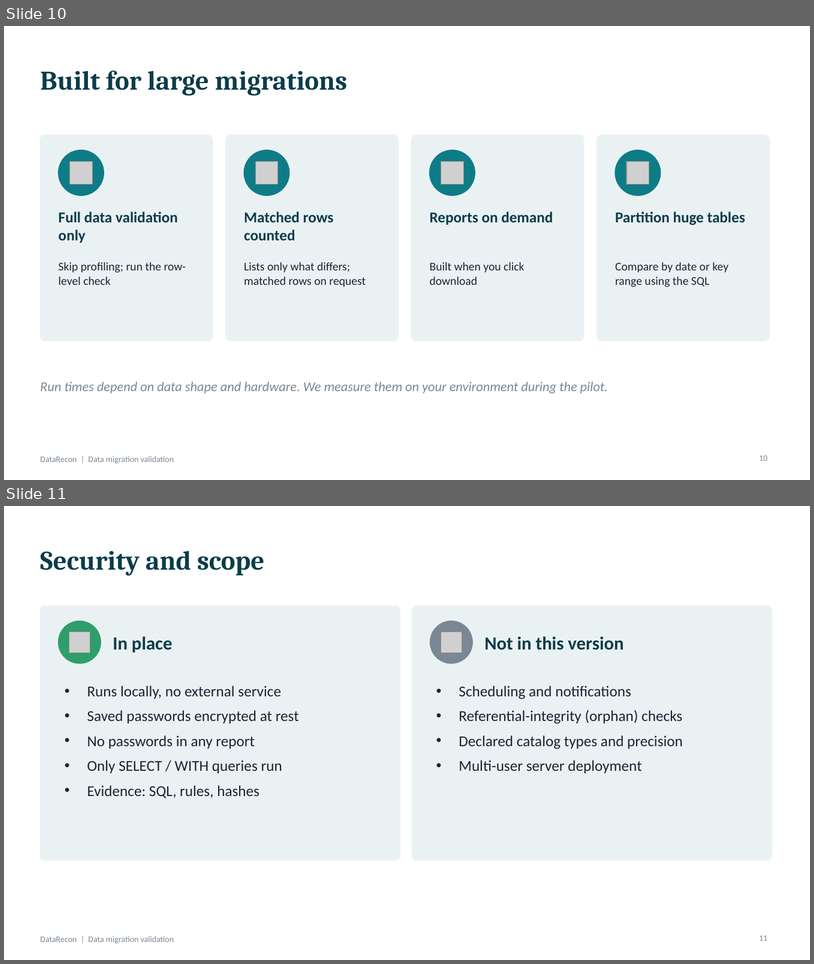
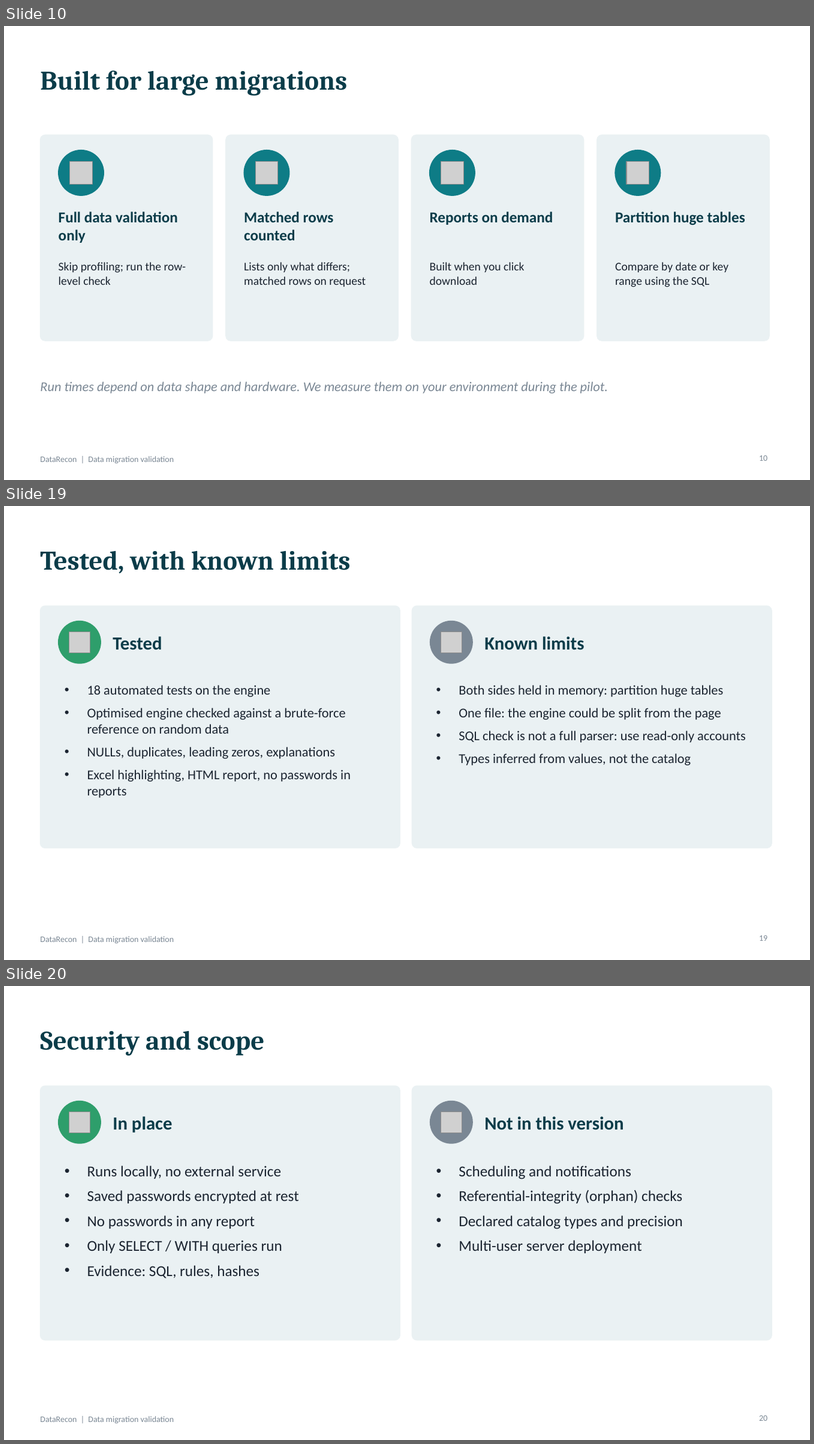
Before and after one commit to mkchandrueee/terraform-project, a slide deck: docs/DataRecon_Client_Presentation.pptx. Shown one above the other, each under a label of ours: slides 10 and 11 before the commit, slides 10, 19 and 20 after it; the slides between them are not shown. The pictures are 814x964 and 814x1444 pixels, drawn with LibreOffice and Linux fonts; fonts in the diff are those of the drawing; grey boxes stand for pictures. Boxes give left, top, right and bottom in pixels: in the first picture for what was removed or moved away, otherwise in the second. Text is boxed around its words. In the diff, an @@ line names an element or a change of style, - is before the commit and + after.

```diff
--- a/docs/DataRecon_Client_Presentation.pptx
+++ b/docs/DataRecon_Client_Presentation.pptx
@@ slide 19 added at [4, 506, 810, 960], background #FFFFFF; not listed: 1 template element that a slide beside it also shows @@
@@ title added at [40, 550, 351, 573], 32 pt, text #0B3C49, bold @@
+Tested, with known limits
@@ rounded rectangle added at [40, 606, 400, 848], fill #EAF1F3, outline #EAF1F3 1 pt @@
@@ rounded rectangle added at [413, 606, 772, 848], fill #EAF1F3, outline #EAF1F3 1 pt @@
@@ ellipse added at [59, 621, 101, 663], fill #2E9E6B, outline #2E9E6B 1 pt @@
@@ ellipse added at [431, 621, 473, 663], fill #7A8794, outline #7A8794 1 pt @@
@@ picture added at [69, 632, 90, 653] @@
@@ text added at [113, 636, 162, 650], 22 pt, text #0B3C49, bold @@
+Tested
@@ picture added at [441, 632, 462, 653] @@
@@ text added at [485, 636, 585, 650], 22 pt, text #0B3C49, bold @@
+Known limits
@@ text added at [87, 685, 351, 798], 16 pt, text #1B2430 @@
+• 18 automated tests on the engine
+• Optimised engine checked against a brute-force reference on random data
+• NULLs, duplicates, leading zeros, explanations
+• Excel highlighting, HTML report, no passwords in reports
@@ text added at [459, 685, 746, 765], 16 pt, text #1B2430 @@
+• Both sides held in memory: partition huge tables
+• One file: the engine could be split from the page
+• SQL check is not a full parser: use read-only accounts
+• Types inferred from values, not the catalog
@@ page number added at [759, 935, 768, 940], 10 pt, text #7A8794 @@
+19
@@ what was slide 11 is now slide 20 @@
@@ page number at [759, 1415, 768, 1420]: text changed @@
-11
+20
```
Also in this commit, not shown: 8 other slides added.
